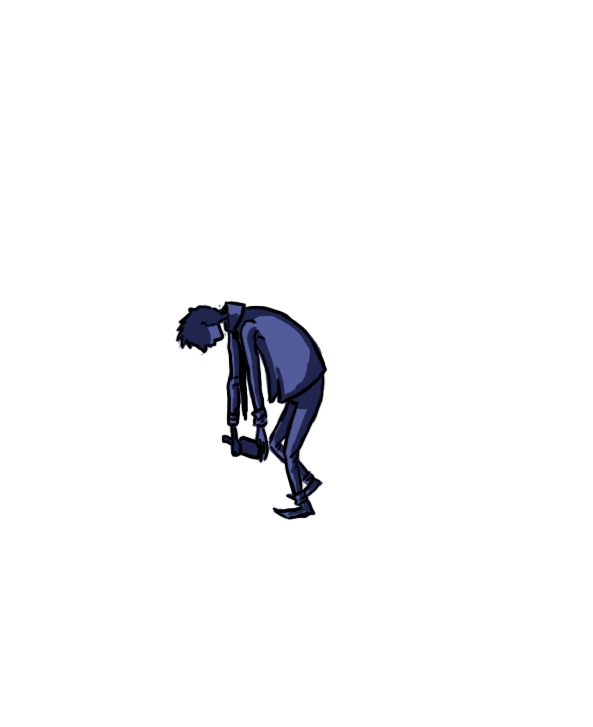
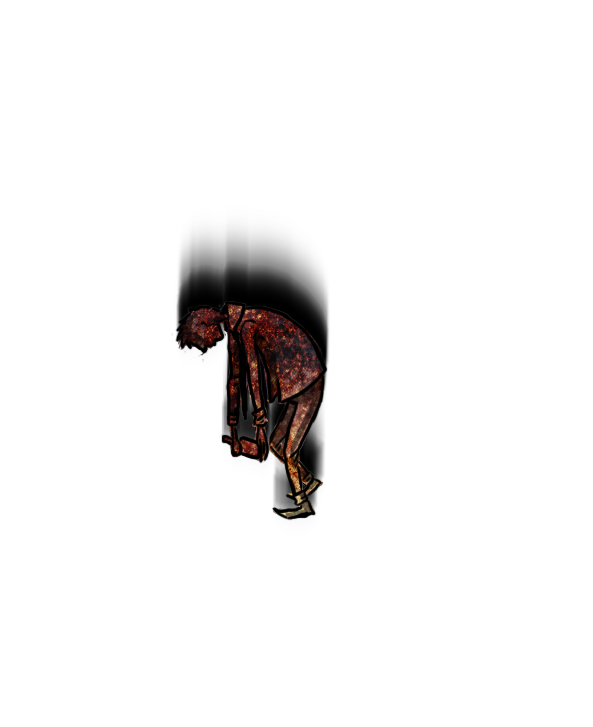
Before/after of a 593x727 layered artwork. What changed in the layer stack:
added layer "skygge" (52%) above "BURN" over <box>179,299,325,518</box>
added layer "BURN" (hard light) above "Layer 5" over <box>171,301,326,520</box>
added layer "Layer 5" (darken) above "Layer 4" over <box>171,301,326,520</box>
added layer "Layer 4" (addition, 76%) above "Layer 2" over <box>171,301,328,521</box>
painted on "Layer 2" over <box>171,301,325,520</box>
removed layer "Layer 0" over <box>171,301,325,520</box>
added layer "Layer 3 copy 2" (77%) above "Layer 3 copy" over <box>175,214,330,527</box>
added layer "Layer 3 copy" over <box>172,260,330,519</box>
